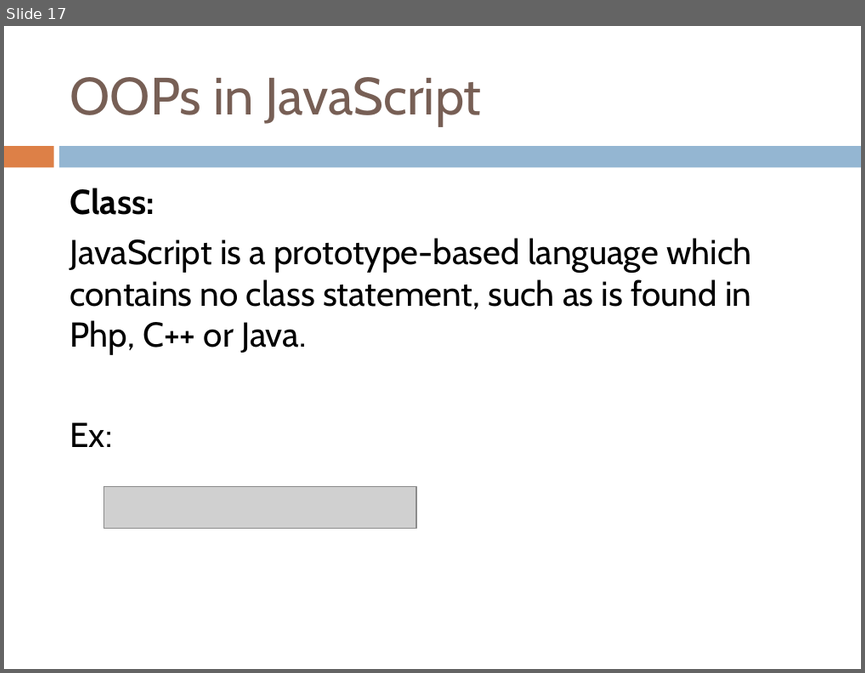
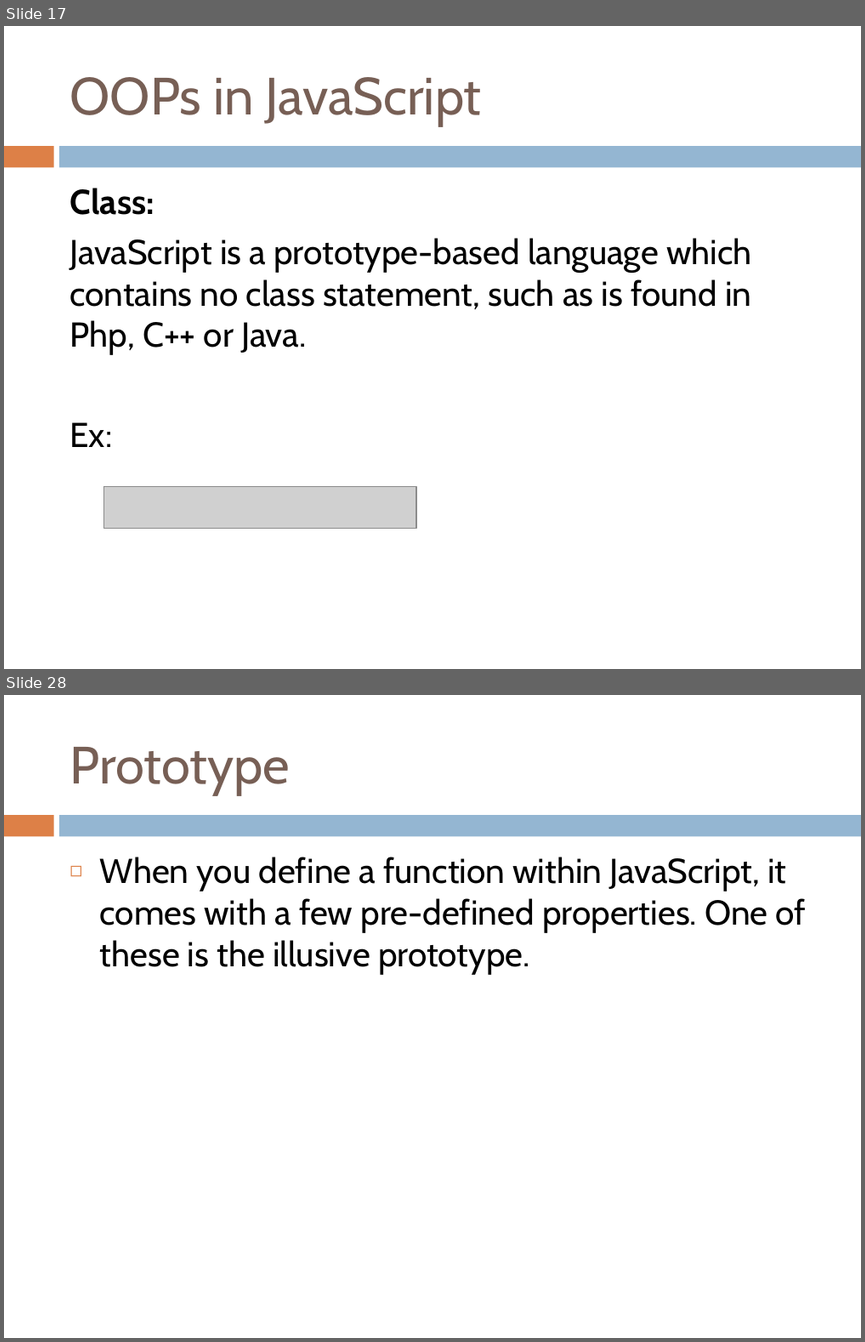
Before and after one commit to yedukondalurd/PPT, a slide deck: Advanced Javascript.pptx. Shown one above the other, each under a label of ours: slide 17 before the commit, slides 17 and 28 after it; the slides between them are not shown. The pictures are 865x673 and 865x1342 pixels, drawn with LibreOffice and Linux fonts; fonts in the diff are those of the drawing; grey boxes stand for pictures. Boxes give left, top, right and bottom in pixels: in the first picture for what was removed or moved away, otherwise in the second. Text is boxed around its words. In the diff, an @@ line names an element or a change of style, - is before the commit and + after.

```diff
--- a/Advanced Javascript.pptx
+++ b/Advanced Javascript.pptx
@@ slide 28 added at (x1=4, y1=695, x2=861, y2=1338), background #FFFFFF; not listed: 2 template elements that a slide beside it also shows @@
@@ title added at (x1=69, y1=747, x2=290, y2=795), 44 pt, text #775F55 @@
+Prototype
@@ text added at (x1=100, y1=857, x2=806, y2=974), 29 pt, text #000000 @@
+◻ When you define a function within JavaScript, it comes with a few pre-defined properties. One of these is the illusive prototype.
```
Also in this commit, not shown: 3 slides changed, 12 other slides added, 1 other file.
